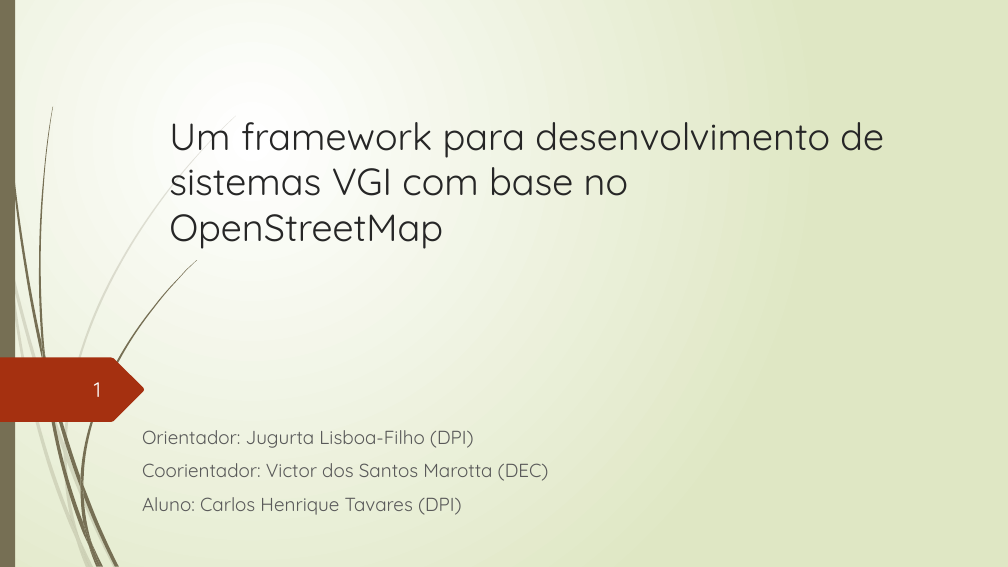
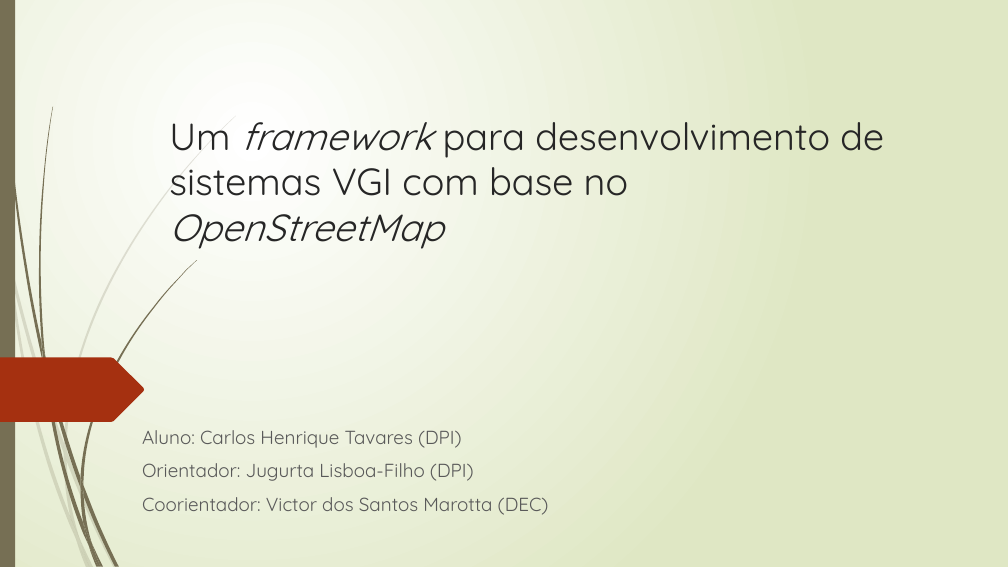
Before and after one commit to TavaresCarlos/TCC, a slide deck: slide 1 of apresentação-do-sistema/apresentação-02.pptx. Drawn at 1008x567 pixels with LibreOffice and Linux fonts; fonts in the diff are those of the drawing. Boxes give left, top, right and bottom in pixels: in the first picture for what was removed or moved away, otherwise in the second. Text is boxed around its words. In the diff, an @@ line names an element or a change of style, - is before the commit and + after.

```diff
--- a/apresentação-do-sistema/apresentação-02.pptx
+++ b/apresentação-do-sistema/apresentação-02.pptx
@@ title "Um framework para desenvolvimento de ..." at (169, 122, 884, 249): italic on in "framework OpenStreetMap" @@
@@ page number removed at (94, 382, 101, 397) @@
-1
@@ subtitle at (142, 430, 462, 448): paragraph added @@
+Aluno: Carlos Henrique Tavares (DPI)
@@ subtitle at (142, 497, 462, 515): paragraph removed @@
-Aluno: Carlos Henrique Tavares (DPI)
```
Also in this commit, not shown: 5 other slides changed, 7 slides added, 3 slides removed, 10 other files.
